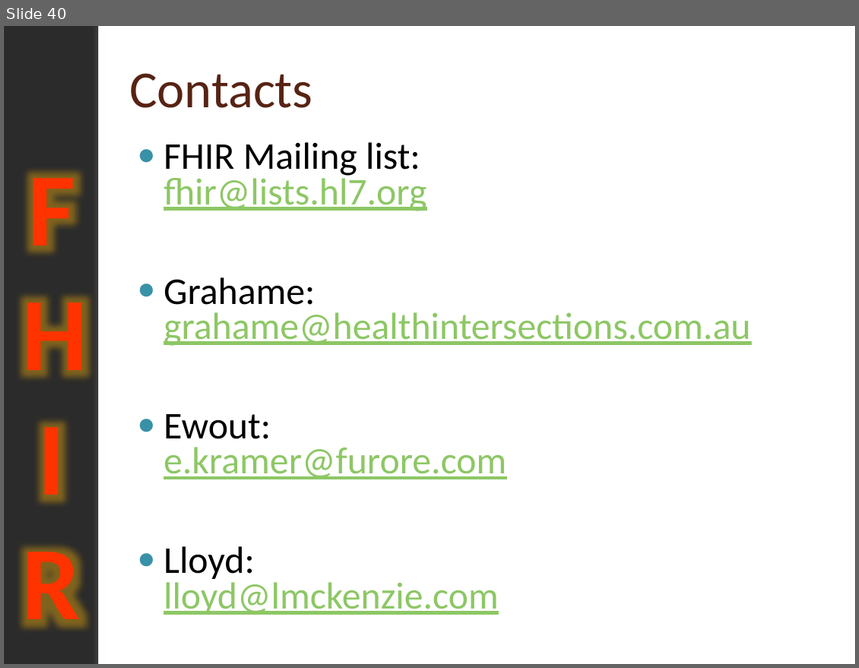
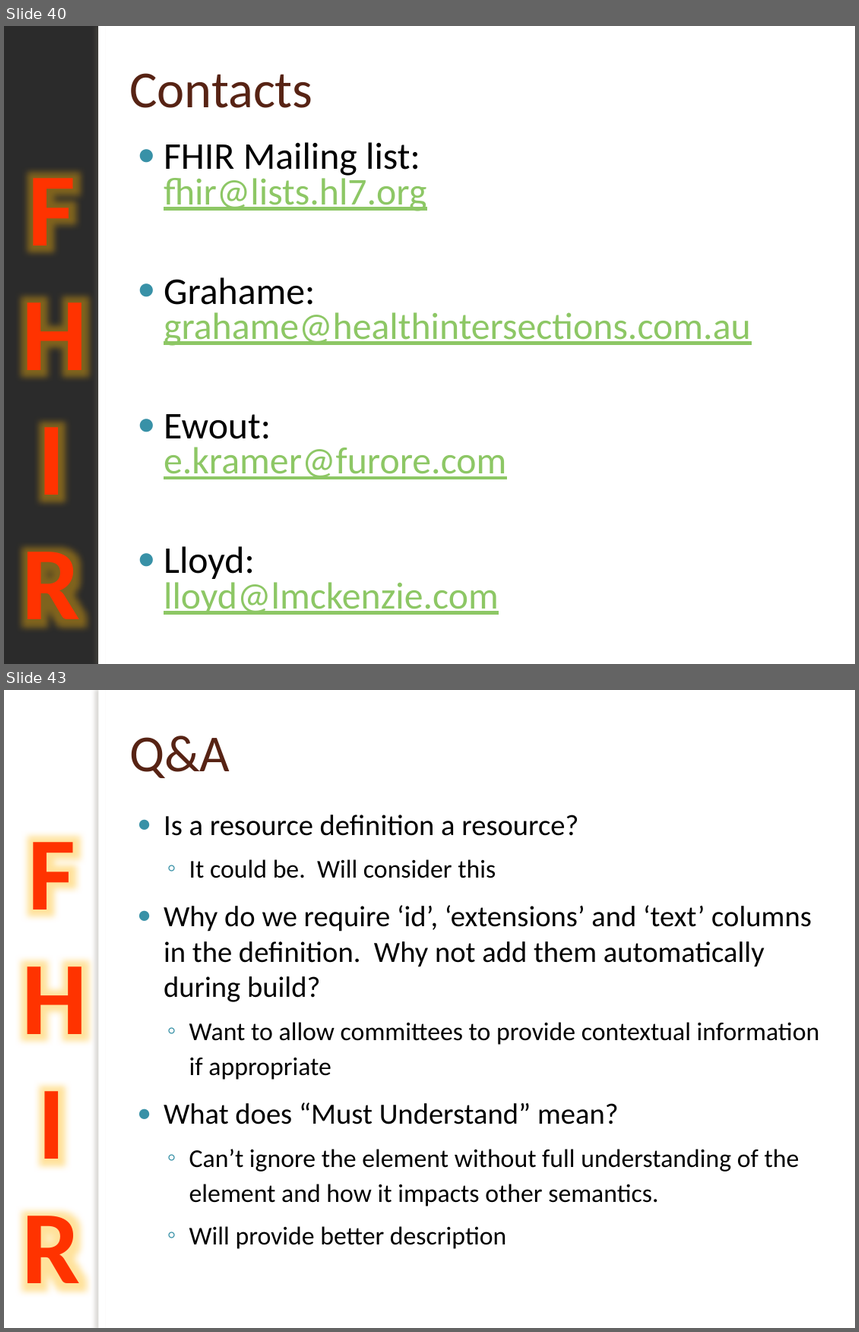
Before and after one commit to vista-novo/fhir, a slide deck: presentations/2012-May WGM Tutorials/201205 WGM Building with FHIR.pptx. Shown one above the other, each under a label of ours: slide 40 before the commit, slides 40 and 43 after it; the slides between them are not shown. The pictures are 859x668 and 859x1332 pixels, drawn with LibreOffice and Linux fonts; fonts in the diff are those of the drawing; background and template pictures are left out; a plain dark background stands for a picture behind light text. Boxes give left, top, right and bottom in pixels: in the first picture for what was removed or moved away, otherwise in the second. Text is boxed around its words. In the diff, an @@ line names an element or a change of style, - is before the commit and + after.

```diff
--- a/presentations/2012-May WGM Tutorials/201205 WGM Building with FHIR.pptx
+++ b/presentations/2012-May WGM Tutorials/201205 WGM Building with FHIR.pptx
@@ slide 43 added at <box>4,690,855,1328</box>, background picture (left out); not listed: 2 template elements that a slide beside it also shows @@
@@ title added at <box>129,736,230,778</box>, 44 pt, text #572314 @@
+Q&A
@@ text added at <box>164,815,820,1249</box>, 21.7 pt, text #000000 @@
+● Is a resource definition a resource?
+  ◦ It could be. Will consider this
+● Why do we require ‘id’, ‘extensions’ and ‘text’ columns in the definition. Why not add them automatically during build?
+  ◦ Want to allow committees to provide contextual information if appropriate
+● What does “Must Understand” mean?
+  ◦ Can’t ignore the element without full understanding of the element and how it impacts other semantics.
+  ◦ Will provide better description
```
Also in this commit, not shown: 2 other slides added, 1 other file.
